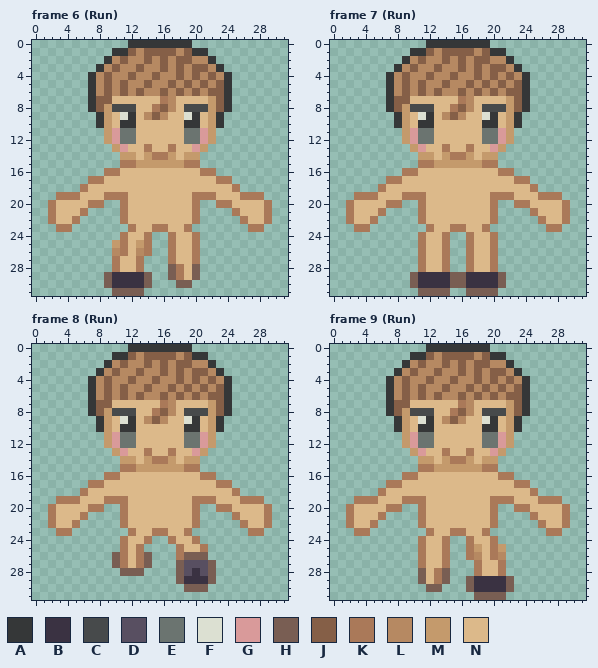
Pixel-art file, stored at 0032_character.aseprite. Above, as it was before the edit.
32x32 pixels, 10 frames. Colours within 5 levels of each other are drawn and written as one. Shown: frame 6 (Run), frame 7 (Run), frame 8 (Run), frame 9 (Run). The commit also changed other frames, which this record leaves out.
Visible layers, top first: "Shoes", "Legs", "Arms", "Torso", "Hair", "Mouth", "Eyes", "Head".
Palette (. is transparent): A #353738  B #3a3242  C #474a4b  D #584f61  E #6b7470  F #dce0d2  G #d99a9a  H #795e53  J #855f47  K #aa7959  L #b68962  M #c49a6c  N #dcb98a
Pixels before, frame 6 (Run), first column x 2:
 0 ..........AAAAAAAA..........
 1 ........AAJLJJJJLJAA........
 2 .......ALJLLJLJLJJLLA.......
 3 ......ALJLLJLLJLJLJJLA......
 4 .....ALJLLJLLJLLJLJLJLA.....
 5 .....ALJLJLLJLLJLJLJLJA.....
 6 .....ALJLJLJLLJLJLJLJJA.....
 7 .....AJJNNNNNNKLNNNNMJA.....
 8 .....AJMCCCNNKJLNCCCMJA.....
 9 ......AMNFANLJLNNFANMA......
10 ......AMNAANNNNNNAANMA......
11 .......MGEENNNNNNEEGM.......
12 .......MGEENNNNNNEEGM.......
13 ........MGNNKNNKNNGM........
14 .........MMNMKKMNMM.........
15 .........KKMMMMMMKK.........
16 .......KKNNNNNNNNNNKK.......
17 .....KKNNNNNNNNNNNNNNKK.....
18 ....KNNNNNNNNNNNNNNNNNNK....
19 .KKKNNNKKKNNNNNNNNKKKNNNKKK.
20 KNNNNKK..KNNNNNNNNK..KKNNNNK
21 KNNNK....KNNNNNNNNK....KNNNK
22 KNNK.....KNNNNNNNNK.....KNNK
23 .KK.......KNNKKNNK.......KK.
24 .........KNNK..KNNK.........
25 ........MKNMK..KNNK.........
26 ........LKNLK..KNNK.........
27 ........KNNK...KNNK.........
28 ........KNNK...HKNH.........
29 .......HBBBBH..HKNH.........
30 .......HBBBBH...HH..........
31 ........HHHH................
Pixels before, frame 7 (Run), first column x 2:
 0 ..........AAAAAAAA..........
 1 ........AAJLJJJJLJAA........
 2 .......ALJLLJLJLJJLLA.......
 3 ......ALJLLJLLJLJLJJLA......
 4 .....ALJLLJLLJLLJLJLJLA.....
 5 .....ALJLJLLJLLJLJLJLJA.....
 6 .....ALJLJLJLLJLJLJLJJA.....
 7 .....AJJNNNNNNKLNNNNMJA.....
 8 .....AJMCCCNNKJLNCCCMJA.....
 9 ......AMNFANLJLNNFANMA......
10 ......AMNAANNNNNNAANMA......
11 .......MGEENNNNNNEEGM.......
12 .......MGEENNNNNNEEGM.......
13 ........MGNNKNNKNNGM........
14 .........MMNMKKMNMM.........
15 .........KKMMMMMMKK.........
16 .......KKNNNNNNNNNNKK.......
17 .....KKNNNNNNNNNNNNNNKK.....
18 ....KNNNNNNNNNNNNNNNNNNK....
19 .KKKNNNKKKNNNNNNNNKKKNNNKKK.
20 KNNNNKK..KNNNNNNNNK..KKNNNNK
21 KNNNK....KNNNNNNNNK....KNNNK
22 KNNK.....KNNNNNNNNK.....KNNK
23 .KK.......KNNKKNNK.......KK.
24 .........KNNK..KNNK.........
25 .........KNNK..KNNK.........
26 .........KNNK..KNNK.........
27 .........KNNK..KNNK.........
28 .........KNNK..KNNK.........
29 ........HBBBBHHBBBBH........
30 ........HBBBBHHBBBBH........
31 .........HHHH..HHHH.........
Pixels before, frame 8 (Run), first column x 2:
 0 ..........AAAAAAAA..........
 1 ........AAJLJJJJLJAA........
 2 .......ALJLLJLJLJJLLA.......
 3 ......ALJLLJLLJLJLJJLA......
 4 .....ALJLLJLLJLLJLJLJLA.....
 5 .....ALJLJLLJLLJLJLJLJA.....
 6 .....ALJLJLJLLJLJLJLJJA.....
 7 .....AJJNNNNNNKLNNNNMJA.....
 8 .....AJMCCCNNKJLNCCCMJA.....
 9 ......AMNFANLJLNNFANMA......
10 ......AMNAANNNNNNAANMA......
11 .......MGEENNNNNNEEGM.......
12 .......MGEENNNNNNEEGM.......
13 ........MGNNKNNKNNGM........
14 .........MMNMKKMNMM.........
15 .........KKMMMMMMKK.........
16 .......KKNNNNNNNNNNKK.......
17 .....KKNNNNNNNNNNNNNNKK.....
18 ....KNNNNNNNNNNNNNNNNNNK....
19 .KKKNNNKKKNNNNNNNNKKKNNNKKK.
20 KNNNNKK..KNNNNNNNNK..KKNNNNK
21 KNNNK....KNNNNNNNNK....KNNNK
22 KNNK.....KNNNNNNNNK.....KNNK
23 .KK.......KNNKKNNK.......KK.
24 .........KNNK..KNNK.........
25 .........KNK....KNNK........
26 ........HKNKH...KHHH........
27 ........HKNKH...HDDDH.......
28 .........HHH....HDBDH.......
29 ................HBBBH.......
30 .................HHH........
Pixels before, frame 9 (Run), first column x 2:
 0 ..........AAAAAAAA..........
 1 ........AAJLJJJJLJAA........
 2 .......ALJLLJLJLJJLLA.......
 3 ......ALJLLJLLJLJLJJLA......
 4 .....ALJLLJLLJLLJLJLJLA.....
 5 .....ALJLJLLJLLJLJLJLJA.....
 6 .....ALJLJLJLLJLJLJLJJA.....
 7 .....AJJNNNNNNKLNNNNMJA.....
 8 .....AJMCCCNNKJLNCCCMJA.....
 9 ......AMNFANLJLNNFANMA......
10 ......AMNAANNNNNNAANMA......
11 .......MGEENNNNNNEEGM.......
12 .......MGEENNNNNNEEGM.......
13 ........MGNNKNNKNNGM........
14 .........MMNMKKMNMM.........
15 .........KKMMMMMMKK.........
16 .......KKNNNNNNNNNNKK.......
17 .....KKNNNNNNNNNNNNNNKK.....
18 ....KNNNNNNNNNNNNNNNNNNK....
19 .KKKNNNKKKNNNNNNNNKKKNNNKKK.
20 KNNNNKK..KNNNNNNNNK..KKNNNNK
21 KNNNK....KNNNNNNNNK....KNNNK
22 KNNK.....KNNNNNNNNK.....KNNK
23 .KK.......KNNKKNNK.......KK.
24 .........KNNK..KNNK.........
25 .........KNNK..KMNKM........
26 .........KNNK..KLNKL........
27 .........KNNK...KNNK........
28 .........HNKH...KNNK........
29 .........HNKH..HBBBBH.......
30 ..........HH...HBBBBH.......
31 ................HHHH........
And afterwards:
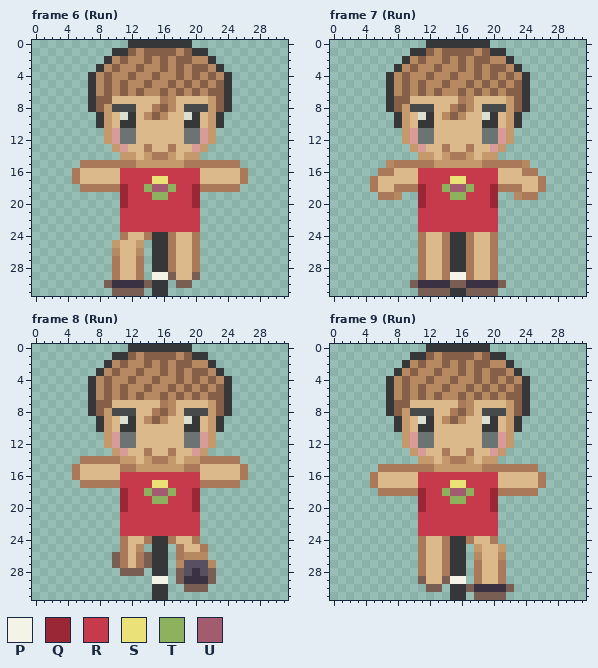
Colours new in this view: P #f3f4e7  Q #992735  R #c73a4c  S #eae178  T #8db15d  U #a35b70
Author's note on the commit: finished running animation
The edit:
layer "Guide" now shown
layer "Clothes" now shown
Frame 6 (Run):
y 15: x 6..10 ..... -> KKKKK; x 21..25 ..... -> KKKKK
y 16: x 5..26 ....KKNNNNNNNNNNKK.... -> KNNNNNRRRRRRRRRRNNNNNK
y 17: x 5..8 ..KK -> KNNN; x 11..20 NNNNNNNNNN -> RRRRSSRRRR; x 23..26 KK.. -> NNNK
y 18: x 7..24 NNNNNNNNNNNNNNNNNN -> KKKKQRRTUUTRRQKKKK
y 19: x 3..28 KKKNNNKKKNNNNNNNNKKKNNNKKK -> ........QRRRTTRRRQ........
y 20: x 2..8 KNNNNKK -> .......; x 11..20 KNNNNNNNNK -> QRRRRRRRRQ; x 23..29 KKNNNNK -> .......
y 21: x 2..6 KNNNK -> .....; x 11..20 KNNNNNNNNK -> RRRRRRRRRR; x 25..29 KNNNK -> .....
y 22: x 2..5 KNNK -> ....; x 11..20 KNNNNNNNNK -> RRRRRRRRRR; x 26..29 KNNK -> ....
y 23: x 3..4 KK -> ..; x 11..20 .KNNKKNNK. -> RRRRRRRRRR; x 27..28 KK -> ..
y 24: x 15..16 .. -> AA
y 25..26: x 11 K -> N; x 14..16 K.. -> .AA
y 27: x 15..16 .. -> AA
y 28: x 15..18 ..HK -> AAKN; x 20 H -> K
y 29: x 9..16 HBBBBH.. -> .KNNK.PP; x 18 K -> N
y 30..31: x 15..16 .. -> AA
Frame 7 (Run):
y 15: x 7..10 .... -> LKKK; x 21..24 .... -> KKKL
y 16: x 6..25 ...KKNNNNNNNNNNKK... -> KKNNNRRRRRRRRRRNNNKK
y 17: x 5..8 ..KK -> KNNN; x 11..20 NNNNNNNNNN -> RRRRSSRRRR; x 23..26 KK.. -> NNNK
y 18: x 5..6 .K -> KN; x 8..23 NNNNNNNNNNNNNNNN -> KKKQRRTUUTRRQKKK; x 25..26 K. -> NK
y 19: x 3..28 KKKNNNKKKNNNNNNNNKKKNNNKKK -> ...KKL..QRRRTTRRRQ..LKK...
y 20: x 2..8 KNNNNKK -> .......; x 11..20 KNNNNNNNNK -> QRRRRRRRRQ; x 23..29 KKNNNNK -> .......
y 21: x 2..6 KNNNK -> .....; x 11..20 KNNNNNNNNK -> RRRRRRRRRR; x 25..29 KNNNK -> .....
y 22: x 2..5 KNNK -> ....; x 11..20 KNNNNNNNNK -> RRRRRRRRRR; x 26..29 KNNK -> ....
y 23: x 3..4 KK -> ..; x 11..20 .KNNKKNNK. -> RRRRRRRRRR; x 27..28 KK -> ..
y 24..28: x 15..16 .. -> AA
y 29: x 10..21 HBBBBHHBBBBH -> .KNNKPPKNNK.
y 31: x 15..16 .. -> AA
Frame 8 (Run):
y 14: x 6..10 ..... -> KKKKK; x 21..25 ..... -> KKKKK
y 15: x 5..10 ...... -> KNNNNN; x 21..26 ...... -> NNNNNK
y 16: x 5..26 ....KKNNNNNNNNNNKK.... -> KNNNNNRRRRRRRRRRNNNNNK
y 17: x 6 . -> K; x 9..22 NNNNNNNNNNNNNN -> KKRRRRSSRRRRKK; x 25 . -> K
y 18: x 6..25 KNNNNNNNNNNNNNNNNNNK -> .....QRRTUUTRRQ.....
y 19: x 3..28 KKKNNNKKKNNNNNNNNKKKNNNKKK -> ........QRRRTTRRRQ........
y 20: x 2..8 KNNNNKK -> .......; x 11..20 KNNNNNNNNK -> QRRRRRRRRQ; x 23..29 KKNNNNK -> .......
y 21: x 2..6 KNNNK -> .....; x 11..20 KNNNNNNNNK -> RRRRRRRRRR; x 25..29 KNNNK -> .....
y 22: x 2..5 KNNK -> ....; x 11..20 KNNNNNNNNK -> RRRRRRRRRR; x 26..29 KNNK -> ....
y 23: x 3..4 KK -> ..; x 11..20 .KNNKKNNK. -> RRRRRRRRRR; x 27..28 KK -> ..
y 24: x 15..16 .. -> AA
y 25: x 13 K -> L; x 15..16 .. -> AA
y 26: x 15..16 .. -> AA; x 19..21 HHH -> LLL
y 27: x 15..16 .. -> AA; x 18 H -> L; x 22 H -> L
y 28: x 15..16 .. -> AA
y 29: x 15..16 .. -> PP
y 30..31: x 15..16 .. -> AA
Frame 9 (Run):
y 15: x 6..10 ..... -> KKKKK; x 21..25 ..... -> KKKKK
y 16: x 5..26 ....KKNNNNNNNNNNKK.... -> KNNNNNRRRRRRRRRRNNNNNK
y 17: x 5..8 ..KK -> KNNN; x 11..20 NNNNNNNNNN -> RRRRSSRRRR; x 23..26 KK.. -> NNNK
y 18: x 7..24 NNNNNNNNNNNNNNNNNN -> KKKKQRRTUUTRRQKKKK
y 19: x 3..28 KKKNNNKKKNNNNNNNNKKKNNNKKK -> ........QRRRTTRRRQ........
y 20: x 2..8 KNNNNKK -> .......; x 11..20 KNNNNNNNNK -> QRRRRRRRRQ; x 23..29 KKNNNNK -> .......
y 21: x 2..6 KNNNK -> .....; x 11..20 KNNNNNNNNK -> RRRRRRRRRR; x 25..29 KNNNK -> .....
y 22: x 2..5 KNNK -> ....; x 11..20 KNNNNNNNNK -> RRRRRRRRRR; x 26..29 KNNK -> ....
y 23: x 3..4 KK -> ..; x 11..20 .KNNKKNNK. -> RRRRRRRRRR; x 27..28 KK -> ..
y 24: x 15..16 .. -> AA
y 25..26: x 15..17 ..K -> AA.; x 20 K -> N
y 27: x 15..16 .. -> AA
y 28: x 11 H -> K; x 13..16 KH.. -> NKAA
y 29: x 13 K -> N; x 15..22 ..HBBBBH -> PP.KNNK.
y 30..31: x 15..16 .. -> AA
